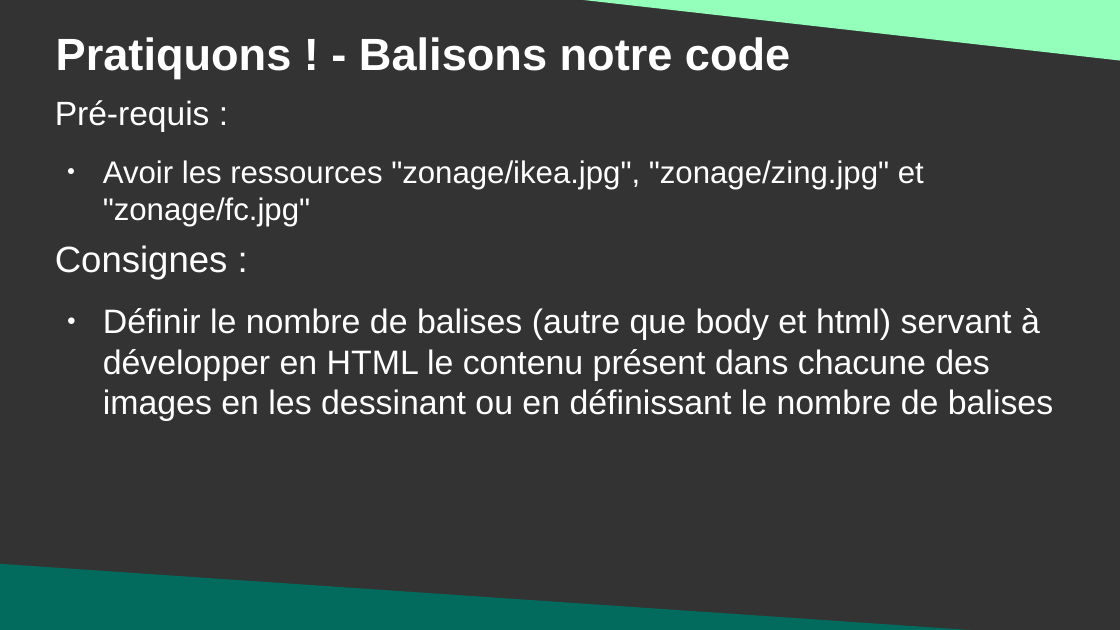
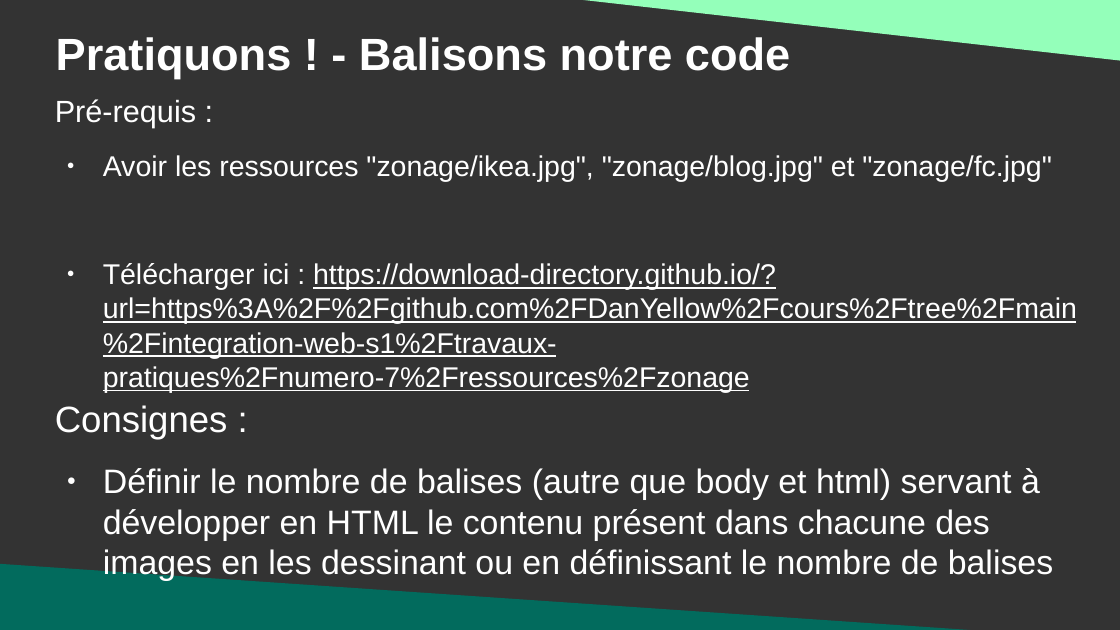
Before and after one commit to DanYellow/cours, a slide deck: slide 6 of integration-web-s1/travaux-pratiques/numero-7/presentation.odp. Drawn at 1120x630 pixels with LibreOffice and Linux fonts; fonts in the diff are those of the drawing. Boxes give left, top, right and bottom in pixels: in the first picture for what was removed or moved away, otherwise in the second. Text is boxed around its words. In the diff, an @@ line names an element or a change of style, - is before the commit and + after.

```diff
--- a/integration-web-s1/travaux-pratiques/numero-7/presentation.odp
+++ b/integration-web-s1/travaux-pratiques/numero-7/presentation.odp
@@ text at bbox=[55, 99, 196, 128]: size 23.8 to 21.7 pt in "Pré-requis :" @@
@@ text at bbox=[103, 155, 1077, 392]: text changed; size 22.1 to 20.1 pt @@
-● Avoir les ressources "zonage/ikea.jpg", "zonage/zing.jpg" et "zonage/fc.jpg"
+● Avoir les ressources "zonage/ikea.jpg", "zonage/blog.jpg" et "zonage/fc.jpg"
+● Télécharger ici : https://download-directory.github.io/?url=https%3A%2F%2Fgithub.com%2FDanYellow%2Fcours%2Ftree%2Fmain%2Fintegration-web-s1%2Ftravaux-pratiques%2Fnumero-7%2Fressources%2Fzonage
@@ text "Consignes :": place and size @@
-text "Consignes :" at bbox=[55, 245, 1053, 421]
+text "Consignes :" at bbox=[55, 405, 1053, 581]
```
Also in this commit, not shown: 18 other files.
